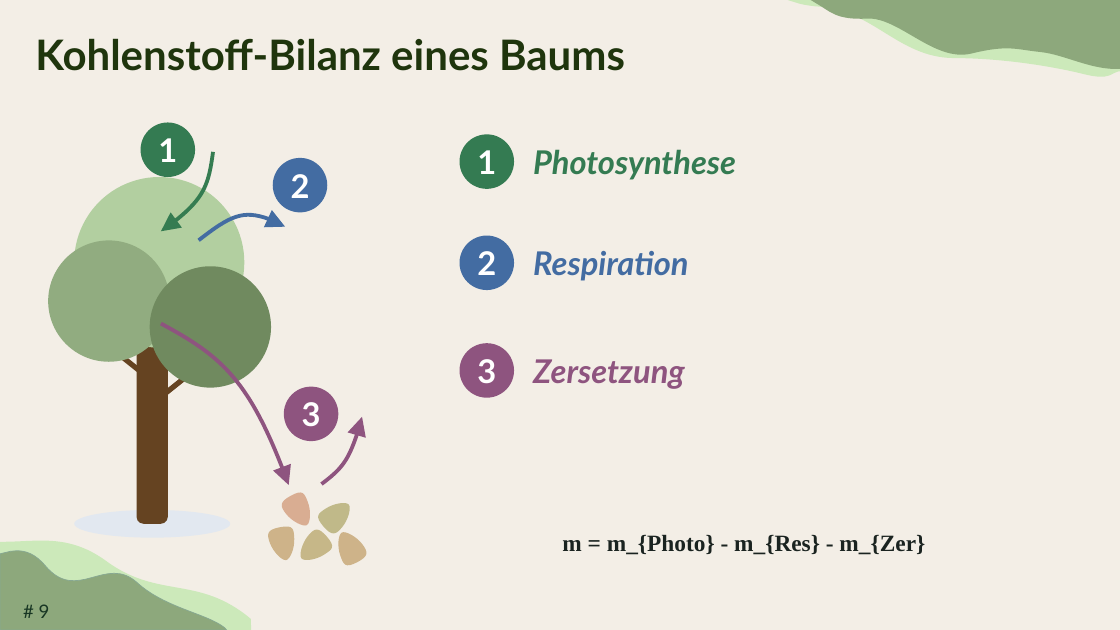
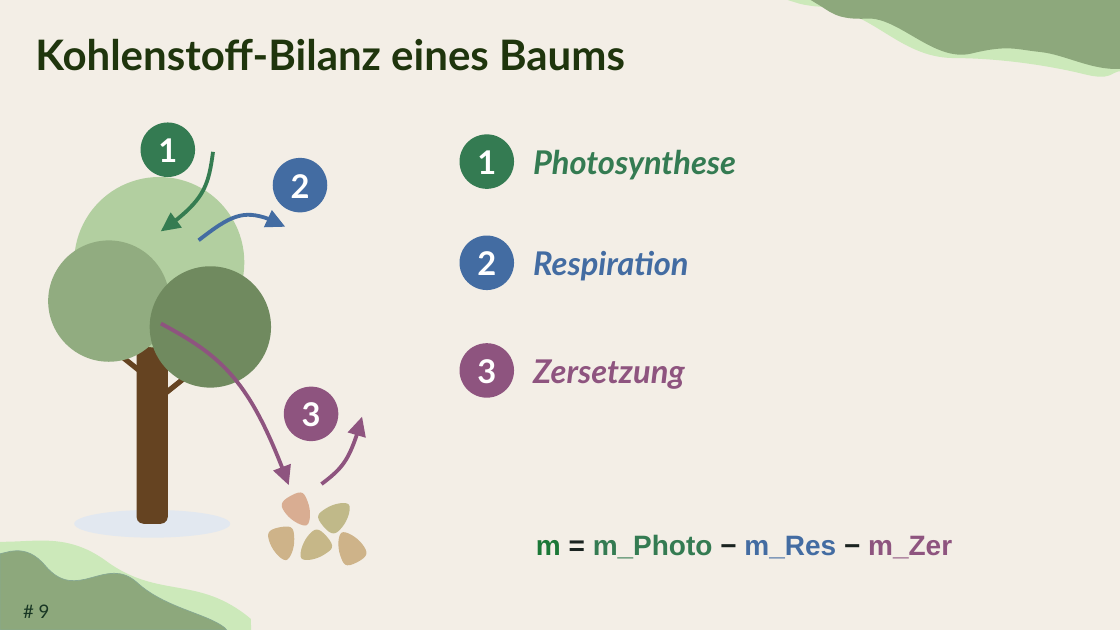
Before and after one commit to TimoDiepers/woodway, a slide deck: slide 9 of docs/slides/dissvortrag.pptx. Drawn at 1120x630 pixels with LibreOffice and Linux fonts; fonts in the diff are those of the drawing; background and template pictures are left out. Boxes give left, top, right and bottom in pixels: in the first picture for what was removed or moved away, otherwise in the second. Text is boxed around its words. In the diff, an @@ line names an element or a change of style, - is before the commit and + after.

Commit message:
feat(slides): real PowerPoint equations with a colour code per symbol
The formulas on slides 7-10, 12, 13, 17, 18 and 24 were LaTeX *source* shown
as plain text -- "\\dot m_{Stör}(t) = p_{Stör}(T)\\, m(t)" appeared literally
on the slide. They are now native OMML equations, built by nbs.omml from an
expression tree rather than typed as XML.

Getting there needed two structural facts that are not guessable and cost a
failed attempt each. PowerPoint nests a display equation as
a:p > a14:m > m:oMathPara > m:oMath -- omit the a14:m wrapper and the file
still saves and no renderer shows anything. And the whole shape is wrapped in
mc:AlternateContent: mc:Choice holds the math, mc:Fallback a plain-text copy,
and everything that is not PowerPoint displays the fallback. That is also why
python-pptx never saw these shapes: they sit inside AlternateContent, out of
reach of slide.shapes. Both branches are now written, so the equations render
as math in PowerPoint and as coloured text everywhere else.

The colour code is the point of the exercise. Each run carries its own
a:srgbClr, which is how PowerPoint stores per-symbol colour, so a symbol can
be recognised across slides and against the figures:

  green #1b7837  carbon channel   (= nbs.plots.C_CARBON, the CO2 curve)
  orange #d95f02 albedo channel   (= nbs.plots.C_ALBEDO, the albedo curve)
  red #b2182b    disturbance and risk
  dark #1a2320   balance and climate response -- the net

The equations PowerPoint already held (slides 11, 14, 21, 22) are recoloured
to the same code rather than rebuilt. Slides 7-10 are the exception: they
already colour their four numbered processes, and the balance terms now
follow those local colours instead, so each term matches its own icon. Those
four values are read out of the slides, not invented.

Slide 11 carries the key, next to where the dot notation is explained
already, and a new backup slide lists every symbol with its colour.

```diff
--- a/docs/slides/dissvortrag.pptx
+++ b/docs/slides/dissvortrag.pptx
@@ text at [536,534,952,559]: text changed; size 20 to 24 pt; font Times New Roman to Arial; text colour #1A2320 to #347B52 @@
-m = m_{Photo} - m_{Res} - m_{Zer}
+m = m_Photo − m_Res − m_Zer
```
Also in this commit, not shown: 9 other slides changed, 1 slide added, 4 other files.
